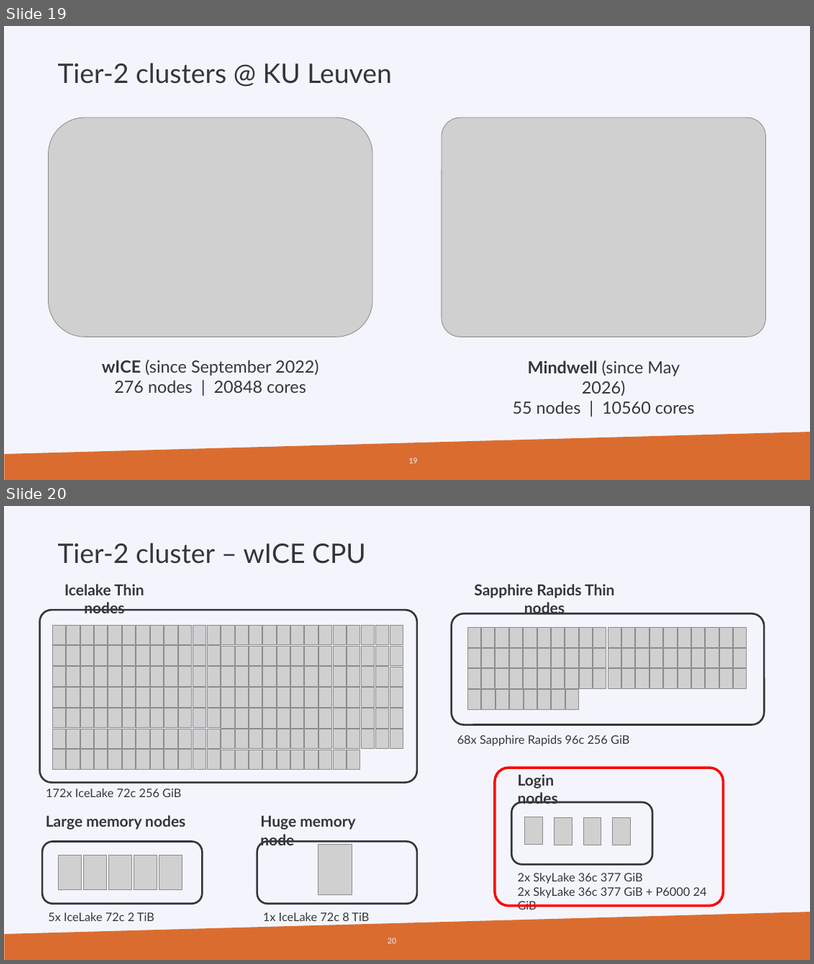
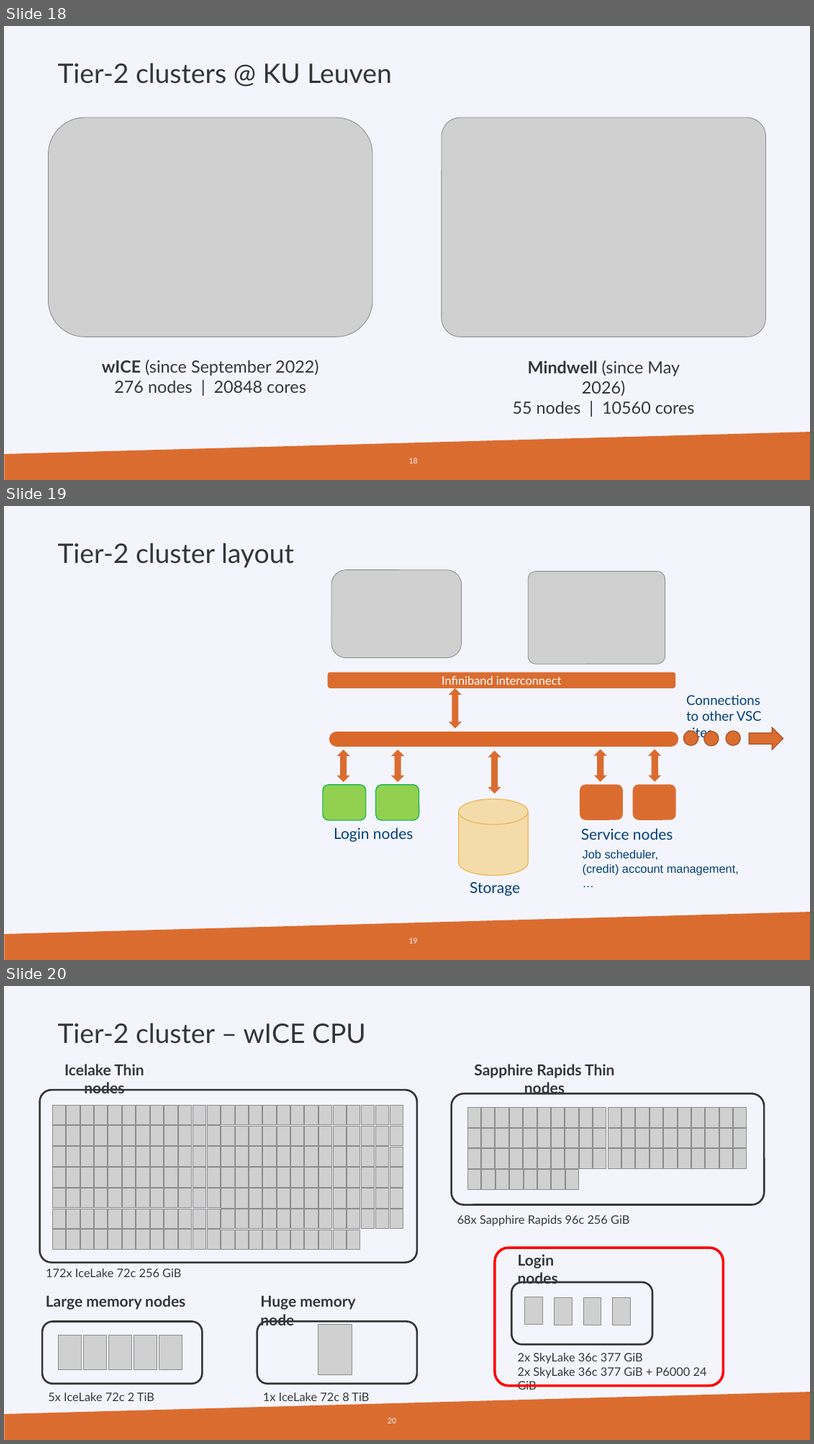
Before and after one commit to hpcleuven/HPC-intro, a slide deck: HPCintro.pptx. Shown one above the other, each under a label of ours: slides 19 and 20 before the commit, slides 18, 19 and 20 after it. The pictures are 814x964 and 814x1444 pixels, drawn with LibreOffice and Linux fonts; fonts in the diff are those of the drawing; grey boxes stand for pictures; background and template pictures are left out. Boxes give left, top, right and bottom in pixels: in the first picture for what was removed or moved away, otherwise in the second. Text is boxed around its words. In the diff, an @@ line names an element or a change of style, - is before the commit and + after.

```diff
--- a/HPCintro.pptx
+++ b/HPCintro.pptx
@@ slide 19 added at [4, 506, 810, 960], background #F4F5FC; not listed: 1 template element that a slide beside it also shows @@
@@ text added at [58, 543, 294, 568], 32 pt, text #333639 @@
+Tier-2 cluster layout
@@ picture added at [332, 570, 462, 658] @@
@@ picture added at [528, 572, 666, 664] @@
@@ rounded rectangle added at [328, 672, 676, 688], fill #DB6C30, 14 pt, text #FFFFFF @@
+Infiniband interconnect
@@ up down arrow added at [449, 688, 462, 728], fill #DB6C30 @@
@@ group added at [323, 695, 784, 842]: 3 ellipses, 2 rounded rectangles, 2 up down arrows, 2 texts, 1 line, 1 right arrow @@
+Login nodes
+Connections to other VSC sites
@@ up down arrow added at [489, 750, 502, 793], fill #DB6C30 @@
@@ group added at [580, 749, 739, 875]: 2 texts, 2 rounded rectangles, 2 up down arrows @@
+Job scheduler,
+(credit) account management, …
+Service nodes
@@ cylinder added at [459, 799, 528, 875], fill #F4DBAA, outline #E8B652 1 pt @@
@@ text added at [470, 881, 520, 896], 18 pt, text #00407A @@
+Storage
@@ page number added at [409, 937, 418, 943], 9 pt, text #F4F5FC @@
+19
@@ what was slide 19 is now slide 18 @@
@@ page number at [409, 457, 418, 463]: text changed @@
-19
+18
```
Also in this commit, not shown: 15 slides changed, 2 slides removed.
